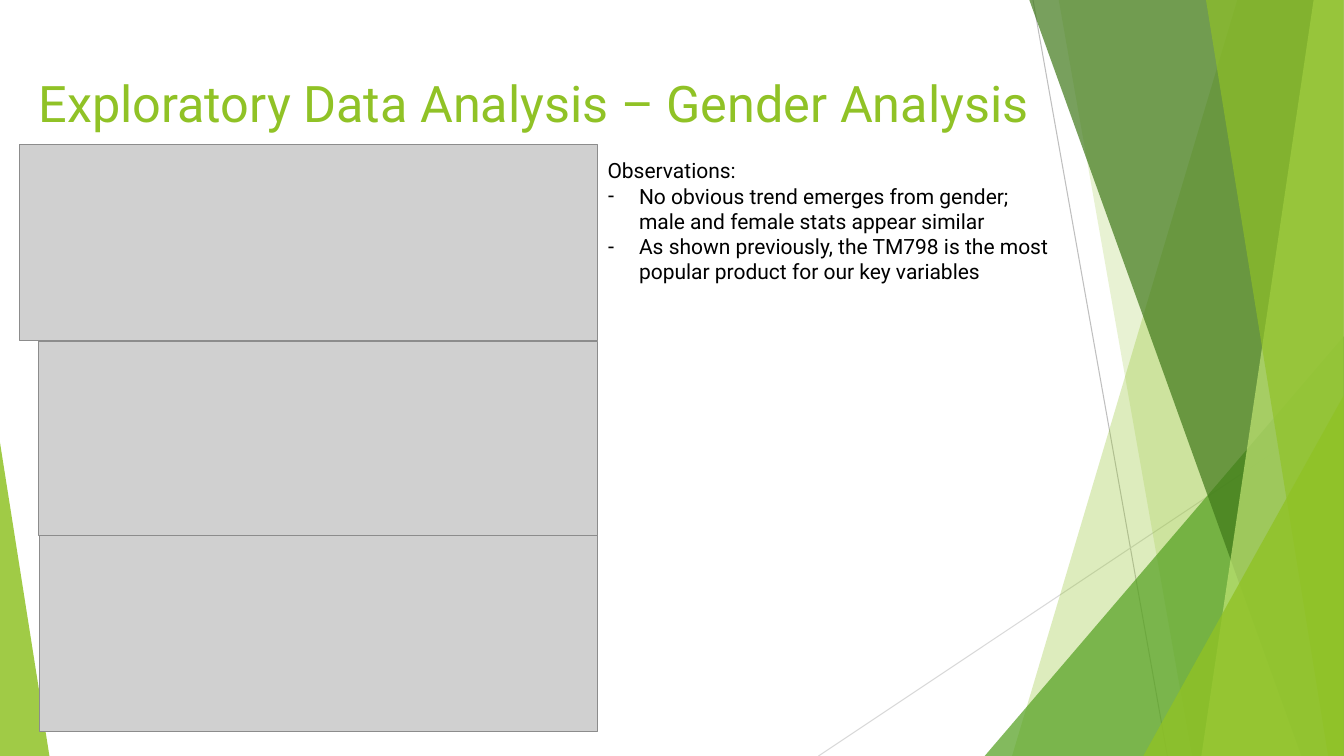
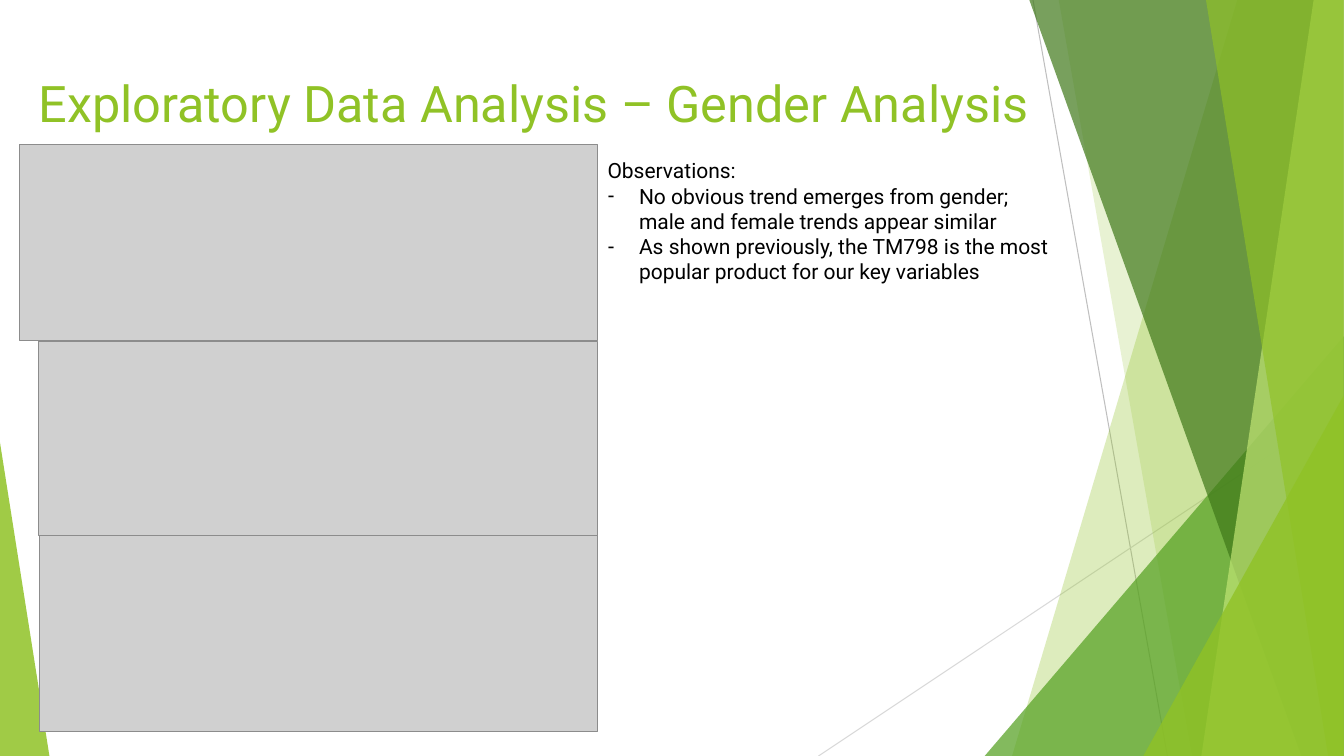
Before and after one commit to hanesi/DSBA-Cert-Course, a slide deck: slide 12 of Module 1/Project/CardioGoodFitnessProject.pptx. Drawn at 1344x756 pixels with LibreOffice and Linux fonts; fonts in the diff are those of the drawing; grey boxes stand for pictures. Boxes give left, top, right and bottom in pixels: in the first picture for what was removed or moved away, otherwise in the second. Text is boxed around its words. In the diff, an @@ line names an element or a change of style, - is before the commit and + after.

```diff
--- a/Module 1/Project/CardioGoodFitnessProject.pptx
+++ b/Module 1/Project/CardioGoodFitnessProject.pptx
@@ text at <box>639,188,1008,234</box>: text changed @@
-– No obvious trend emerges from gender; male and female stats appear similar
+– No obvious trend emerges from gender; male and female trends appear similar
```
Also in this commit, not shown: 1 other slide changed.
